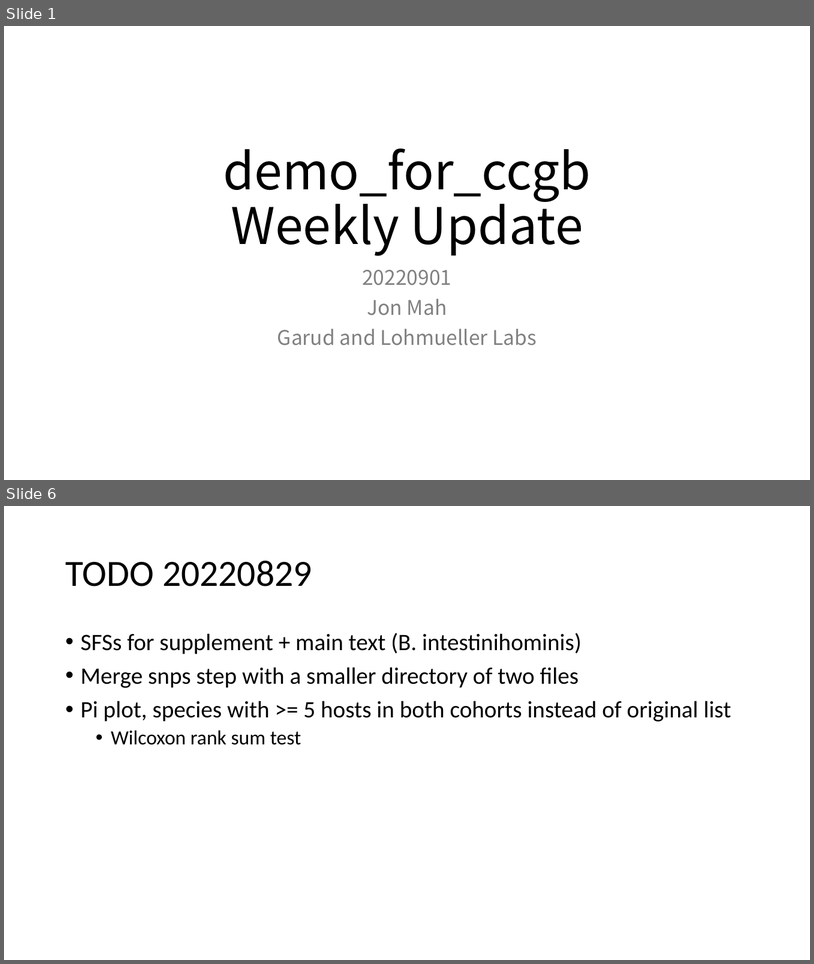
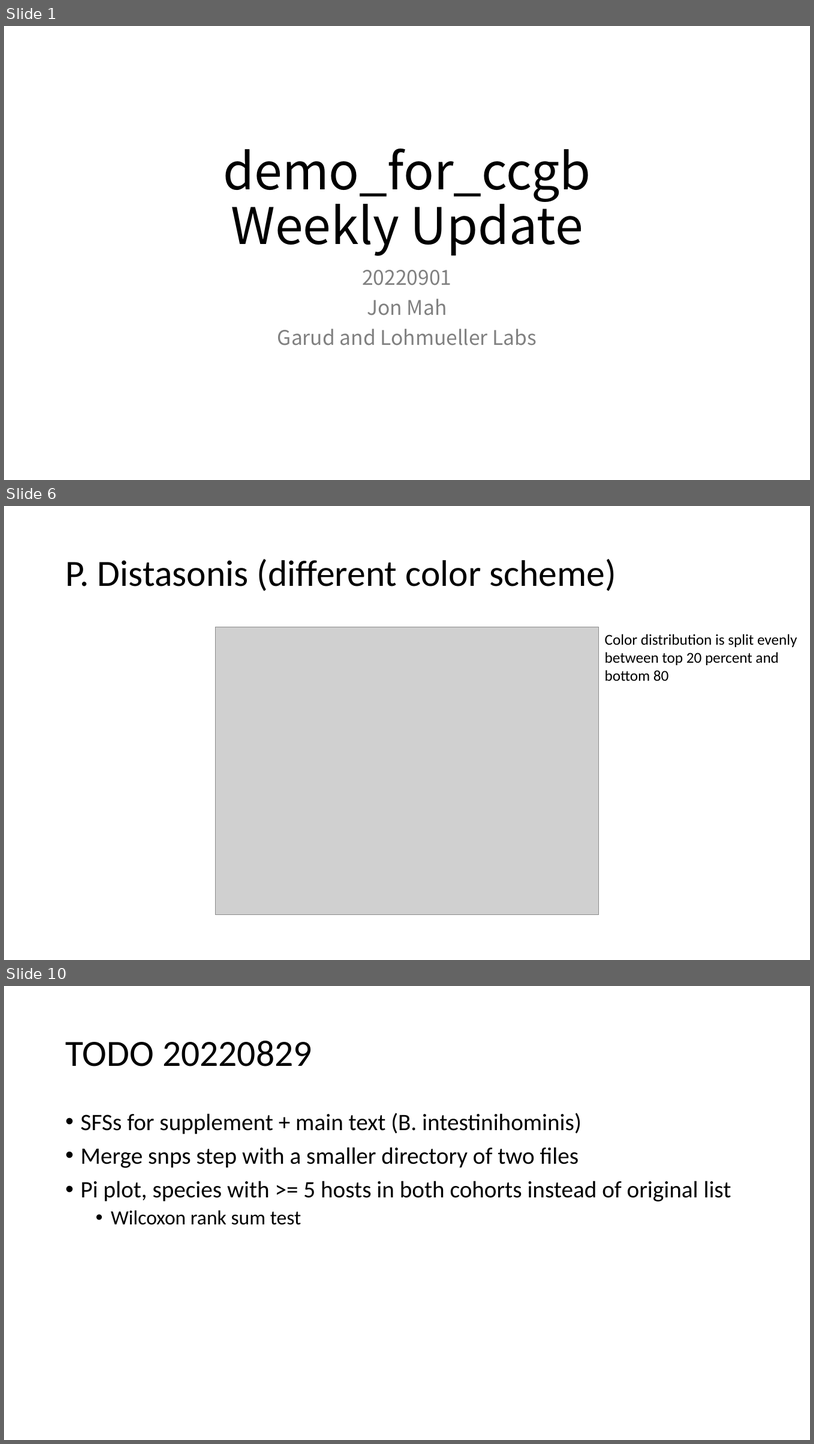
Before and after one commit to jon-mah/demo_for_ccgb, a slide deck: Summary/20220901_microbiome_demographic_slides.pptx. Shown one above the other, each under a label of ours: slides 1 and 6 before the commit, slides 1, 6 and 10 after it; the slides between them are not shown. The pictures are 814x964 and 814x1444 pixels, drawn with LibreOffice and Linux fonts; fonts in the diff are those of the drawing; grey boxes stand for pictures. Boxes give left, top, right and bottom in pixels: in the first picture for what was removed or moved away, otherwise in the second. Text is boxed around its words. In the diff, an @@ line names an element or a change of style, - is before the commit and + after.

```diff
--- a/Summary/20220901_microbiome_demographic_slides.pptx
+++ b/Summary/20220901_microbiome_demographic_slides.pptx
@@ slide 6 added at [4, 506, 810, 960], background #FFFFFF @@
@@ title added at [65, 559, 616, 591], 44 pt, text #000000 @@
+P. Distasonis (different color scheme)
@@ picture added at [215, 627, 599, 915] @@
@@ text added at [605, 634, 797, 681], 18 pt, text #000000 @@
+Color distribution is split evenly
+between top 20 percent and
+bottom 80
@@ what was slide 6 is now slide 10 @@
```
Also in this commit, not shown: 4 slides changed, 3 other slides added, 1 other file.
